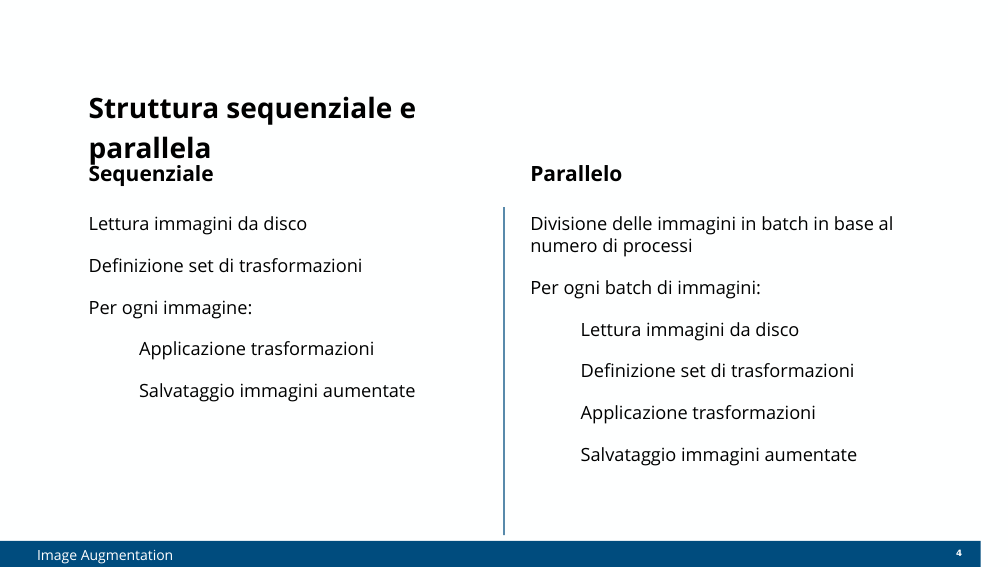
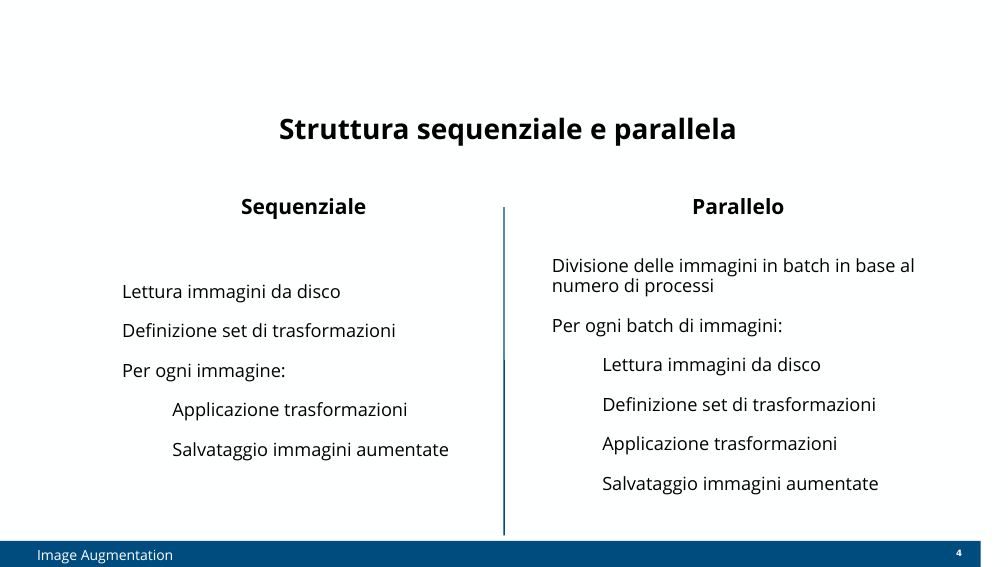
Before and after one commit to Elia-dev/ParallelProgramming, a slide deck: slide 4 of PPpresentation.pptx. Drawn at 1008x567 pixels with LibreOffice and Linux fonts; fonts in the diff are those of the drawing; background and template pictures are left out. Boxes give left, top, right and bottom in pixels: in the first picture for what was removed or moved away, otherwise in the second. Text is boxed around its words. In the diff, an @@ line names an element or a change of style, - is before the commit and + after.

```diff
--- a/PPpresentation.pptx
+++ b/PPpresentation.pptx
@@ alignment left to centre; vertical alignment top to middle in 3 elements at (x1=692, y1=198, x2=784, y2=215), (x1=241, y1=198, x2=366, y2=219), (x1=279, y1=117, x2=737, y2=146) @@
@@ title "Struttura sequenziale e parallela" moved from (x1=89, y1=96, x2=417, y2=166) to (x1=279, y1=117, x2=737, y2=146) @@
@@ text "Sequenziale" moved from (x1=89, y1=161, x2=214, y2=186) to (x1=241, y1=198, x2=366, y2=219) @@
@@ text "Lettura immagini da disco" moved from (x1=89, y1=216, x2=416, y2=402) to (x1=122, y1=284, x2=449, y2=461) @@
@@ text "Lettura immagini da disco" at (x1=122, y1=284, x2=449, y2=461): list level 2 to 1 in "Applicazione trasformazioni"; list level 2 to 1 in "Salvataggio immagini aumentate"; vertical alignment top to middle @@
@@ text "Parallelo" moved from (x1=530, y1=165, x2=622, y2=182) to (x1=692, y1=198, x2=784, y2=215) @@
@@ text "Divisione delle immagini in batch ..." at (x1=552, y1=258, x2=915, y2=495): list level 2 to 1 in "Lettura immagini da disco"; list level 2 to 1 in "Definizione set di trasformazioni"; list level 2 to 1 in "Applicazione trasformazioni"; list level 2 to 1 in "Salvataggio immagini aumentate"; vertical alignment top to middle @@
```
Also in this commit, not shown: 27 other slides changed, 1 other file.
